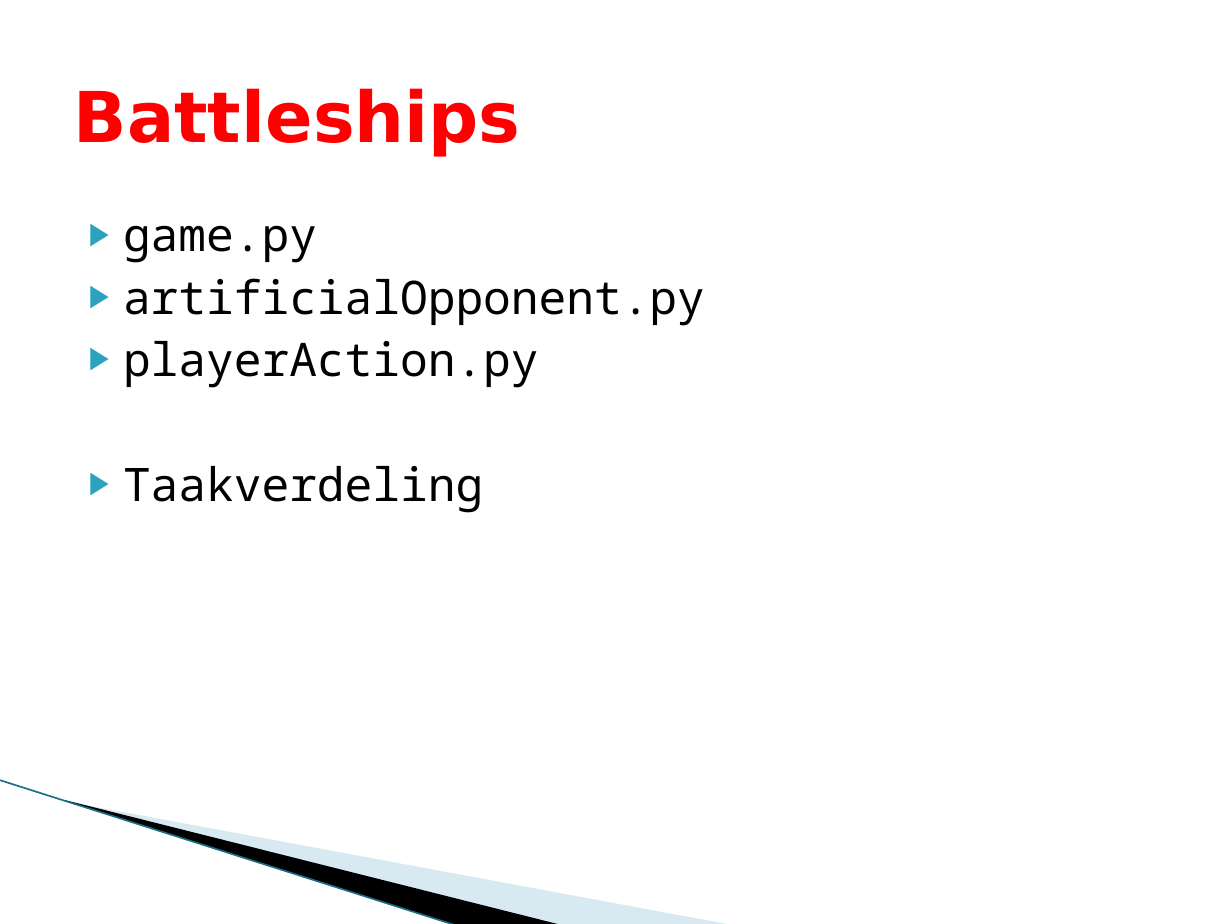
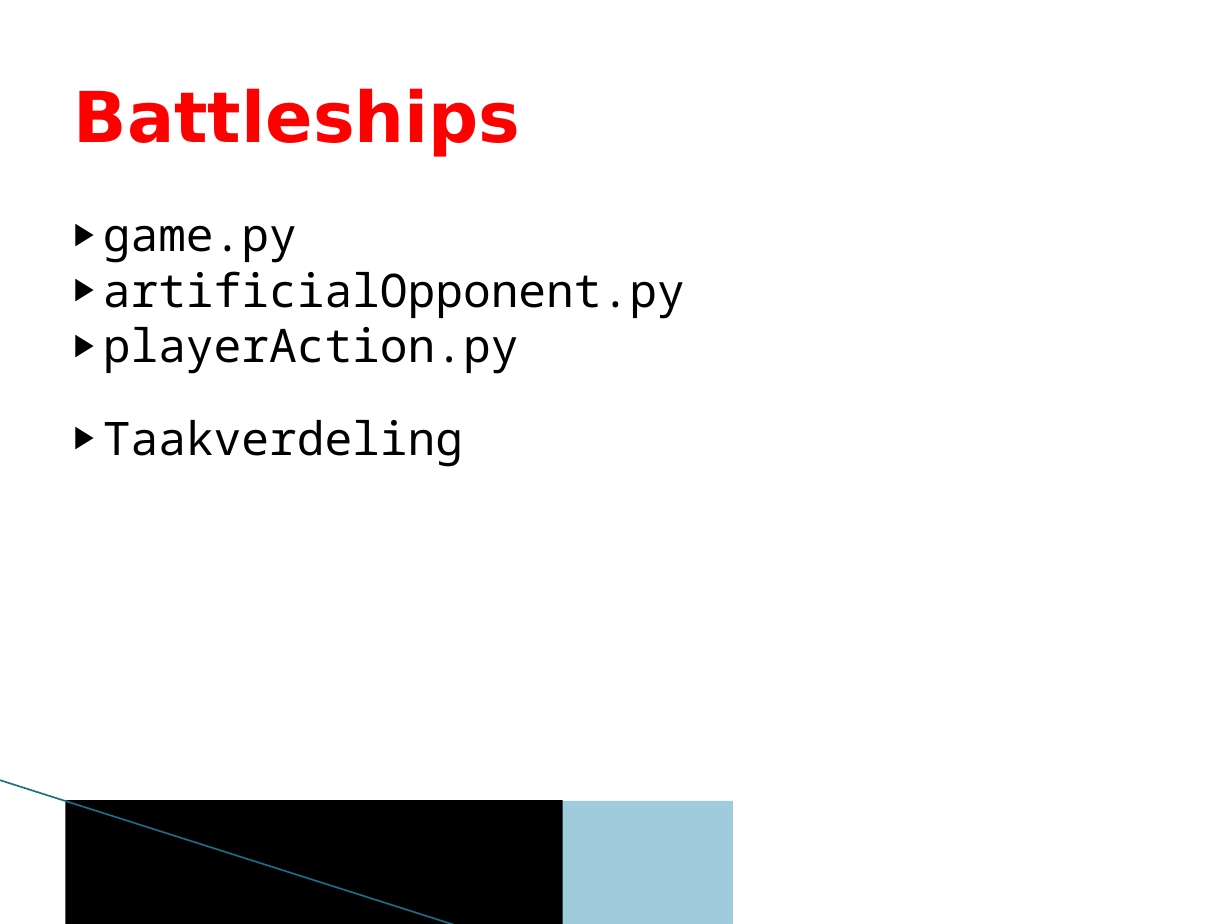
Before and after one commit to zuki95/gevpro-project--teamoptimel-, a slide deck: slide 2 of presentatie.pptx. Drawn at 1232x924 pixels with LibreOffice and Linux fonts; fonts in the diff are those of the drawing; background and template pictures are left out. Boxes give left, top, right and bottom in pixels: in the first picture for what was removed or moved away, otherwise in the second. Text is boxed around its words. In the diff, an @@ line names an element or a change of style, - is before the commit and + after.

```diff
--- a/presentatie.pptx
+++ b/presentatie.pptx
@@ text "game.py" at [103,225,685,467]: text colour #282828 to #000000; indent changed; less space between paragraphs @@
@@ line (0, 780) - (457, 924): stroke #97C5D8 0.95 pt to #196F85 0.96 pt @@
@@ freeform shape removed at [65,800,563,924] @@
@@ rectangle added at [65,800,563,924], fill #000000 @@
@@ freeform shape removed at [68,801,733,924] @@
@@ rectangle added at [68,801,733,924], fill #9FCBDC @@
```
Also in this commit, not shown: 3 other slides changed.
